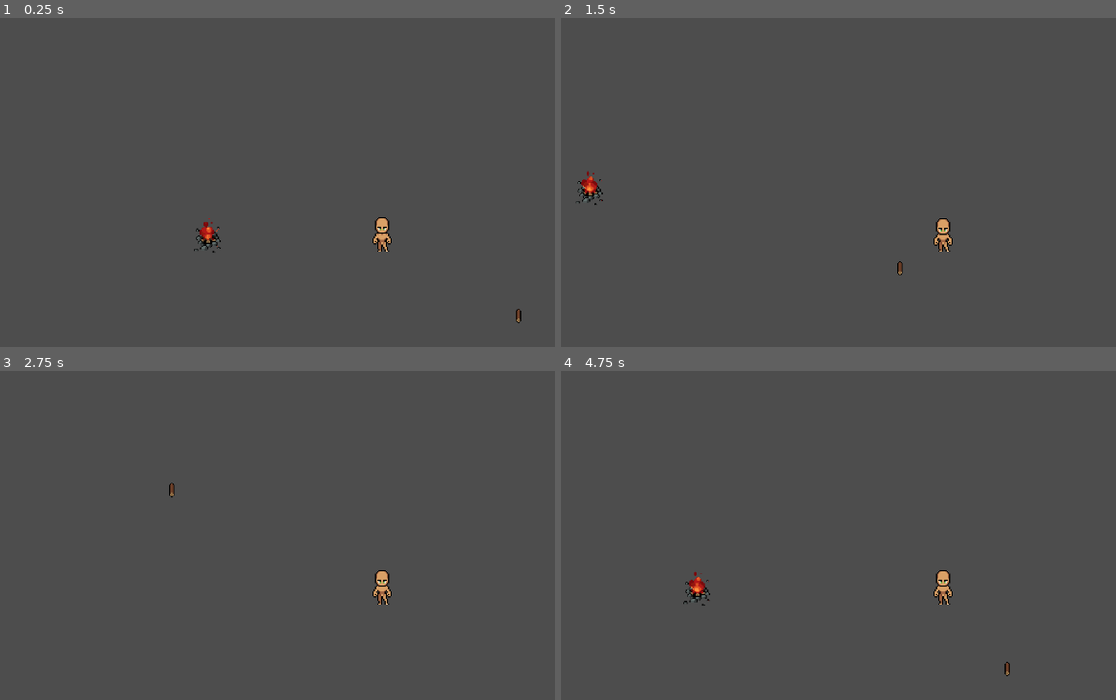
Above: before the commit, frames 1-4 (two rows, left to right).
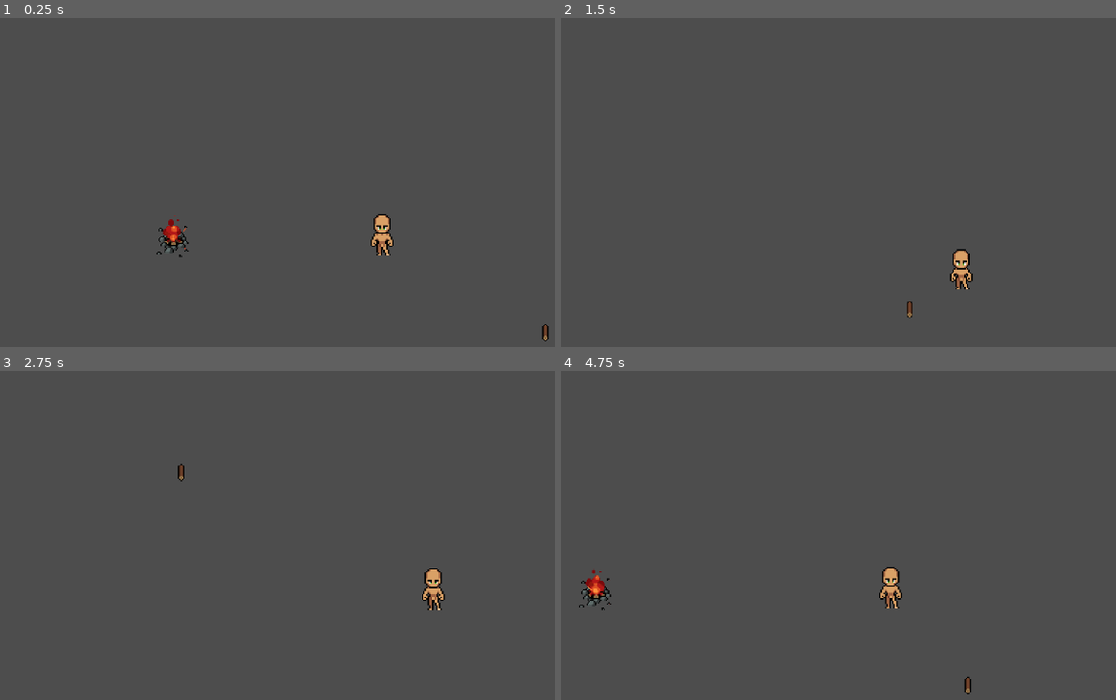
Above: after the commit, the same moments.

Repository: danielBRTanimacao/SaintJhonGame
Game: Godot game, scene res://scenes/world.tscn
Same seed, same stepped clock (60 frames per second), same inputs: the game is played once before the commit and once after it. The project has no main scene, so this scene is started directly.
Inputs:
- Up to frame 1 (0.25 s): no input
- Up to frame 2 (1.5 s): tap Enter at 0.5 s; hold D (moveRight) 0.53-1.28 s; hold S (moveDown) from 1.28 s (still down)
- Up to frame 3 (2.75 s): release S (moveDown) at 2.03 s; hold D (moveRight) from 2.03 s (still down)
- Up to frame 4 (4.75 s): release D (moveRight) at 2.78 s; hold W (moveUp) 2.78-3.53 s; hold A (moveLeft) from 3.53 s (still down)

The runs differ from the first frame. In frame 1, 0.8% of the frame differs, in the area x 28-99%, y 59-99%; in frame 2, 0.9%; in frame 3, 0.7%; in frame 4, 1.2%, in the area x 3-81%, y 59-99%.

Commit message:
feat: creating animations

Diff:
--- a/scenes/player.tscn
+++ b/scenes/player.tscn
@@ -425,6 +425,8 @@
 shape = SubResource("RectangleShape2D_g2els")
 
 [node name="Camera2D" type="Camera2D" parent="."]
+zoom = Vector2(1.2, 1.2)
+position_smoothing_enabled = true
 
 [node name="AnimationPlayer" type="AnimationPlayer" parent="."]
 libraries = {
